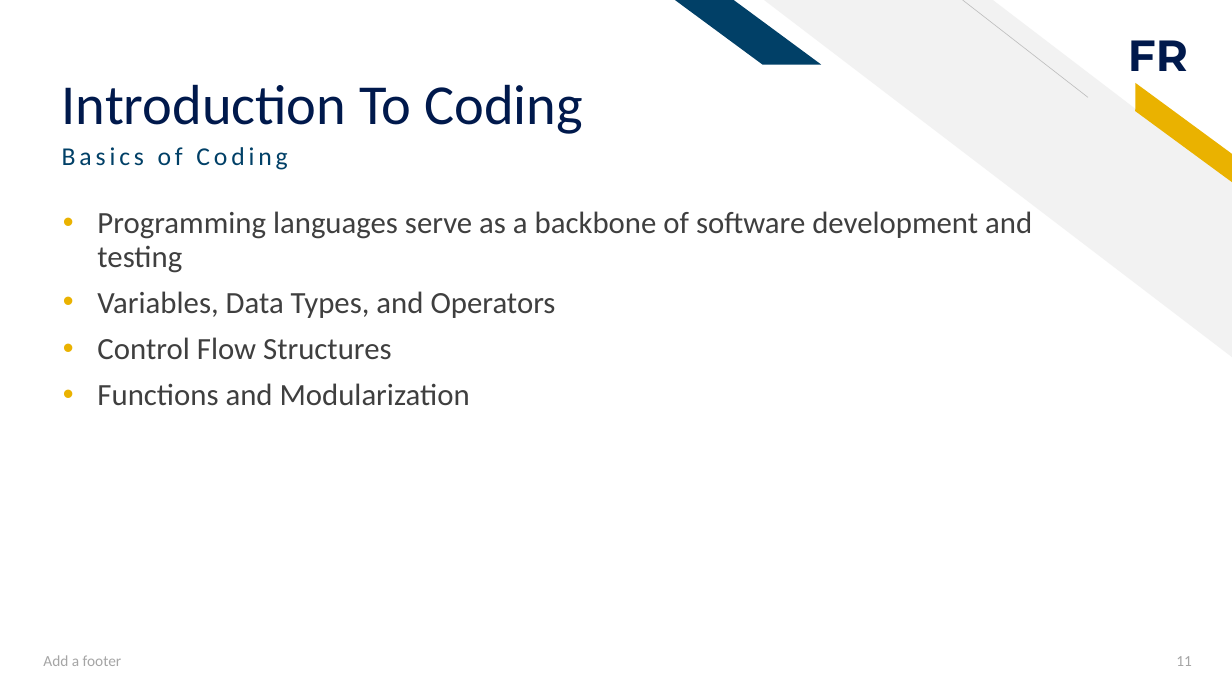
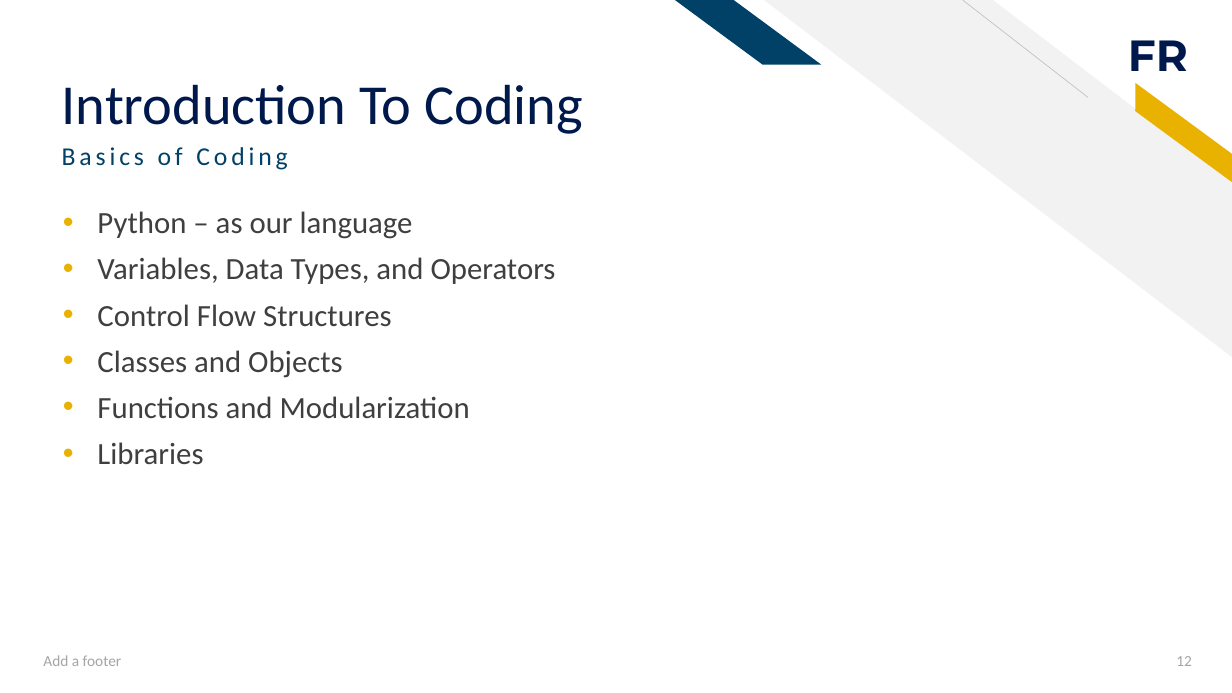
Before and after one commit to ivymorenomt/TestConferenceGuild, a slide deck: slide 12 of docs/From Manual to Automation.pptx (slide 11 before the commit). Drawn at 1232x693 pixels with LibreOffice and Linux fonts; fonts in the diff are those of the drawing. Boxes give left, top, right and bottom in pixels: in the first picture for what was removed or moved away, otherwise in the second. Text is boxed around its words. In the diff, an @@ line names an element or a change of style, - is before the commit and + after.

```diff
--- a/docs/From Manual to Automation.pptx
+++ b/docs/From Manual to Automation.pptx
@@ text at box(97, 211, 413, 239): text changed @@
-• Programming languages serve as a backbone of software development and testing
+• Python – as our language
@@ text at box(97, 350, 343, 378): paragraph added @@
+• Classes and Objects
@@ text at box(97, 442, 203, 465): paragraph added @@
+• Libraries
@@ page number at box(1176, 656, 1192, 666): text changed @@
-11
+12
```
Also in this commit, not shown: 14 other slides changed, 10 slides added, 2 slides removed, 4 other files.
